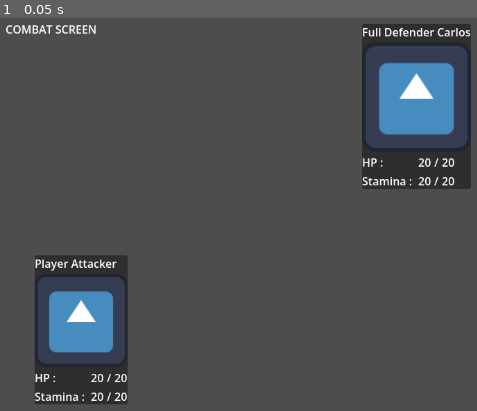
Above: before the commit, frame 1.
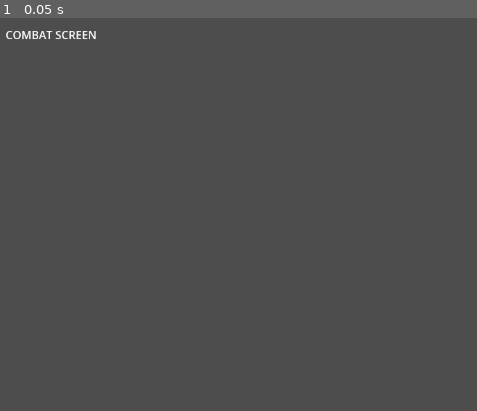
Above: after the commit, the same moment.

Repository: jvcmtr/GodotRpgProject2026
Game: Godot game, scene res://scenes/main.tscn
Two runs of this game, one before a commit and one after it. Both use one fixed random seed, a clock stepped at 60 frames per second and the inputs below. The engine's default icon, where the game draws it, is replaced by a stand-in: a white triangle on a blue panel in a dark square.
Inputs:
- Up to frame 1 (0.05 s): no input

The runs differ from the first frame. In frame 1, 13% of the frame differs, in the area x 1-99%, y 1-99%.
Error after the commit: Parse Error: Identifier "enemie" not declared in the current scope. (res://scripts/combat/TurnManager.gd:39)

Commit message:
Included combat resolve configuration

Diff:
--- a/rpg-try-2026/project.godot
+++ b/rpg-try-2026/project.godot
@@ -16,6 +16,11 @@
 boot_splash/bg_color=Color(0.81241304, 0.89663494, 0.72847116, 1)
 config/icon="res://assets/icon.svg"
 
+[autoload]
+
+gdutils="*uid://20cyv4828b2h"
+COMBAT="*uid://pyejjh5qs86q"
+
 [display]
 
 window/size/initial_position_type=3
--- a/rpg-try-2026/scenes/CombatScreen.tscn
+++ b/rpg-try-2026/scenes/CombatScreen.tscn
@@ -2,9 +2,18 @@
 
 [ext_resource type="Script" uid="uid://d1majcyig3u4e" path="res://scripts/combat/TurnManager.gd" id="1_j4smu"]
 [ext_resource type="Script" uid="uid://chx5ijjkovsnu" path="res://scripts/combat/combatDisplayScript.gd" id="1_ll575"]
+[ext_resource type="Script" uid="uid://ds3vxn2gf1bj4" path="res://scripts/combat/resources/CombatentResource.gd" id="2_b5phj"]
+[ext_resource type="Script" uid="uid://bei5iyeddnniq" path="res://scripts/combat/resources/LootResource.gd" id="3_o7myu"]
+[ext_resource type="Script" uid="uid://dsqm68qttsis" path="res://scripts/combat/resources/EncounterResource.gd" id="4_mwsax"]
+
+[sub_resource type="Resource" id="Resource_aldo0"]
+script = ExtResource("4_mwsax")
+metadata/_custom_type_script = "uid://dsqm68qttsis"
 
 [node name="CombatScreen" type="Node2D" unique_id=1868194670]
+position = Vector2(0, 8)
 script = ExtResource("1_j4smu")
+encounter_res = SubResource("Resource_aldo0")
 
 [node name="CombatDisplay" type="CanvasLayer" parent="." unique_id=761368655]
 script = ExtResource("1_ll575")
--- /dev/null
+++ b/rpg-try-2026/scripts/combat/CombatConstants.gd
@@ -0,0 +1,120 @@
+extends Node
+# COMBAT CONSTANTS:
+
+enum OUTPUT{
+	RUNNING, # Combat still running
+	WIN, # Player won combat
+	LOOSE, # Player lost combat
+	TIE, # Tied combat
+	FLEE, # Player fled combat
+	ESCAPED # Enemy escaped combat
+}
+
+# -------------------------------------------------------------------------------------------------------------------------------------------
+#                                                    WIN CONDITION OVERRIDE
+# -------------------------------------------------------------------------------------------------------------------------------------------
+
+class WIN_CONDITION_OVERRIDE:
+	var DEFAULT_VALUE = VALUES.ALL_TEAM_DEFEATED
+
+	enum VALUES{
+		## (default) If this option is chosen, keeps the default behaviour,
+		## this is: check if each creature in a given team (alies/foes) is defeated. If so, that team loses.
+		ALL_TEAM_DEFEATED,
+
+		## If this option is chosen, check if every foe is defeated. If so, that team loses.
+		## The player (alies) team looses if the player itself is defeated, no matter how many allies it has left.
+		ALL_ENEMIES_DEFEATED
+	}
+
+	func MAP(value):
+		return {
+		VALUES.ALL_TEAM_DEFEATED: __ALL_TEAM_DEFEATED,
+		VALUES.ALL_ENEMIES_DEFEATED: __ALL_ENEMIES_DEFEATED
+		}.get(value, DEFAULT_VALUE)
+
+	func CALL(value, player:CombatentClass, alies: Array[CombatentClass], enemies :Array[CombatentClass]) -> COMBAT.OUTPUT:
+		return MAP(value).call(player, alies, enemies)
+
+	func __ALL_TEAM_DEFEATED(player:CombatentClass, alies: Array[CombatentClass], enemies :Array[CombatentClass]) -> COMBAT.OUTPUT:
+		if enemies.all(func(a): a.is_defeated()):
+			return COMBAT.OUTPUT.WIN
+		if player.is_defeated() and alies.all(func(a): a.is_defeated()):
+			return COMBAT.OUTPUT.LOOSE
+		return COMBAT.OUTPUT.RUNNING
+
+	func __ALL_ENEMIES_DEFEATED(player:CombatentClass, alies: Array[CombatentClass], enemies :Array[CombatentClass]) -> COMBAT.OUTPUT:
+		if enemies.all(func(a): a.is_defeated()):
+			return COMBAT.OUTPUT.WIN
+		if player.is_defeated():
+			return COMBAT.OUTPUT.LOOSE
+		return COMBAT.OUTPUT.RUNNING
+
+# -------------------------------------------------------------------------------------------------------------------------------------------
+#                                                    TIE BREAKER RULES
+# -------------------------------------------------------------------------------------------------------------------------------------------
+
+class TIE_BREAKER_RULE:
+	var DEFAULT_VALUE = VALUES.NONE
+
+	enum VALUES{
+		NONE, # COMBAT WILL BE CONSIDERED A TIE
+		ALWAYS_PLAYER,
+		ALWAYS_ENEMIES,
+		MOST_HP,
+		MOST_STAMINA,
+		#MOST_HP_TEAM,
+		#MOST_STAMINA_TEAM,
+		#LESS_HP,
+		#LESS_STAMINA,
+		#LESS_HP_TEAM,
+		#LESS_STAMINA_TEAM,
+		#MOST_UNDEFEATED_MEMBERS,
+		#LESS_DEFEATED_MEMBERS,
+		#RANDOM
+	}
+
+	func MAP(value):
+		return {
+			VALUES.NONE : _NONE,
+			VALUES.ALWAYS_PLAYER : __ALWAYS_PLAYER,
+			VALUES.ALWAYS_ENEMIES : _ALWAYS_ENEMY,
+			VALUES.MOST_HP : __MOST_HP,
+			VALUES.MOST_STAMINA: __MOST_STAMINA
+		}.get(value, DEFAULT_VALUE)
+
+	func APPLY(rules: Array[TIE_BREAKER_RULE], player:CombatentClass, alies: Array[CombatentClass], enemies :Array[CombatentClass]) -> COMBAT.OUTPUT:
+		for r in rules:
+			var result = MAP(r).call(player, alies, enemies)
+			if not result == COMBAT.OUTPUT.TIE:
+				return result
+		return MAP(DEFAULT_VALUE).call(player, alies, enemies)
+
+	func _NONE(player:CombatentClass, alies: Array[CombatentClass], enemies :Array[CombatentClass]) -> COMBAT.OUTPUT:
+		return COMBAT.OUTPUT.TIE
+
+	func __ALWAYS_PLAYER(player:CombatentClass, alies: Array[CombatentClass], enemies :Array[CombatentClass]) -> COMBAT.OUTPUT:
+		return COMBAT.OUTPUT.WIN
+
+	func _ALWAYS_ENEMY(player:CombatentClass, alies: Array[CombatentClass], enemies :Array[CombatentClass]) -> COMBAT.OUTPUT:
+		return COMBAT.OUTPUT.LOOSE
+
+	func __MOST_HP(player:CombatentClass, alies: Array[CombatentClass], enemies :Array[CombatentClass]) -> COMBAT.OUTPUT:
+		return __ATTR_BASED(func(i): i.current_hp, player, alies, enemies)
+
+	func __MOST_STAMINA(player:CombatentClass, alies: Array[CombatentClass], enemies :Array[CombatentClass]) -> COMBAT.OUTPUT:
+		return __ATTR_BASED(func(i): i.current_stamina, player, alies, enemies)
+
+	func __ATTR_BASED(selector, player:CombatentClass, alies: Array[CombatentClass], enemies :Array[CombatentClass], use_max=true) -> COMBAT.OUTPUT:
+		var fn = max if use_max else min
+		var ally_group = alies + [player]
+
+		var chosen_e = fn.call(enemies.map(selector.call)) if enemies.size() > 0 else (-INF if use_max else INF)
+		var chosen_a = fn.call(ally_group.map(selector.call)) if ally_group.size() > 0 else (-INF if use_max else INF)
+
+		if chosen_a == chosen_e:
+			return COMBAT.OUTPUT.TIE
+		elif (use_max and chosen_a > chosen_e) or (not use_max and chosen_a < chosen_e):
+			return COMBAT.OUTPUT.WIN
+		else:
+			return COMBAT.OUTPUT.LOOSE
--- a/rpg-try-2026/scripts/combat/TurnManager.gd
+++ b/rpg-try-2026/scripts/combat/TurnManager.gd
@@ -6,8 +6,11 @@
 @export var combat_metadata : CombatMetadataResource
 
 var combatDisplay : CombatDisplay
+
+var player : CombatentClass
 var alies : Array[CombatentClass] = []
 var enemies : Array[CombatentClass] = []
+var combatents : Array[CombatentClass] = []
 
 
 # ============== INITIALIZATION ===========================
@@ -28,9 +31,13 @@
 	return self
 
 func initCombatents():
-	alies.append(PlayerCombatent.new(player_res))
+	player = PlayerCombatent.new(player_res)
+	for x in encounter_res.alies:
+		alies.append(CombatentClass.new(x))
 	for x in encounter_res.enemies:
 		enemies.append(CombatentClass.new(x))
+	combatents = alies + [player] + enemie
+	gdutils.sort_by(combatents, "speed", true)
 
 
 # ========================================== COMBAT STEPS ==========================================
@@ -39,19 +46,31 @@
 func on_combat_end():
 	pass
 
+func has_combat_ended():
+	if player.is_defeated and alies.all(func(a):a.is_defeated()):
+		return true
+	if enemies.all(func(a): a.is_defeated()):
+		return true
+	else:
+		return false
 
+func on_turn_start():
+	pass
 func on_turn_end():
 	pass
-func on_turn_start():
+
+func on_round_start():
 	pass
-
 func on_round_end():
-	pass
-func on_round_start():
 	pass
 
 func run_round():
+	var combatents = alies + [player] + enemie
+	combatents.sort
+	for c in combatents:
+		combatents.take_turn(TurnManager)
 	pass
+
 func run_turn():
 	pass
 func run_action():
--- a/rpg-try-2026/scripts/combat/resources/CombatMetadataResource.gd
+++ b/rpg-try-2026/scripts/combat/resources/CombatMetadataResource.gd
@@ -5,4 +5,49 @@
 # MOCKED
 @export var is_surprise_attack : bool
 @export var is_allowed_preparation : bool
-@export_enum("Rain", "Snow", "Swamp", "Cursed") var environment_effects : int
+
+
+## "Mocked for now. Sets up conditions that will affect all combatents"
+@export_enum("NONE","Rain", "Snow", "Swamp", "Cursed") var environment_effects: int = 0
+
+## Overrides the default behaviour for checking if a enemy is out of combat. By default every Combatent declares its own is_defeated method.
+## this configuration can override this behaviour but affects all creatures participating on the combat
+## [b] ALL_TEAM_DEFEATED : [/b] (default) If this option is chosen, keeps the default behaviour,
+## this is: check if each creature in a given team (alies/foes) is defeated. If so, that team loses.
+## [b] ALL_ENEMIES_DEFEATED : [/b] If this option is chosen, check if each foes is defeated. If so, that team loses.
+## The player (alies) team looses if the player itself is defeated, no matter how many allies it has left.
+@export var combat_win_condition_override : COMBAT.WIN_CONDITION_OVERRIDE = COMBAT.WIN_CONDITION_OVERRIDE.DEFAULT_VALUE
+
+## Determines weather or not there is a limit in rounds to the combat. If the limit is reached while no team is victorious, it is considered a tie
+## [b] Default Value : [/b] [code] 0 [/code] means that the combat has no limit of turns
+@export var rounds_limit : int = 0
+
+## Determines the tie breaker rules to use (in priority order).
+## If a given tiebreaker rule still cant determine a winer, the next rule in order will be used.
+## If none of the rules in the list can determine a winer, the combat output is a tie by default.
+## [b] NONE : [/b] (Default) combat will always be considered a tie
+## [b] ALWAYS_PLAYER : [/b] Player always win in case of a tie
+## [b] ALWAYS_ENEMIES : [/b] Player always looses in case of a tie
+## [b] MOST_UNDEFEATED_MEMBERS : [/b] Team with most "alive" (undefeated) enemies WINS
+## [b] LESS_DEFEATED_MEMBERS : [/b] Team with the most "dead" (defeated) enemies LOOSES
+## [b] MOST_HP : [/b] Team of the creature with the current most hp wins
+## [b] MOST_STAMINA : [/b] Team of the creature with the current most stamina wins
+@export var tie_breaker_rules : Array[COMBAT.TIE_BREAKER_RULE] = [COMBAT.TIE_BREAKER_RULE.DEFAULT_VALUE]
+
+func get_combat_output(manager : TurnManager):
+	var state = COMBAT.WIN_CONDITION_OVERRIDE.CALL(combat_win_condition_override, manager.player, manager.alies, manager.enemies)
+
+	# Se o combate já foi finalizado
+	if not state == COMBAT.OUTPUT.RUNNING:
+		return _handle_tiebreak(state, manager)
+
+	# Se o limite de turnos chegou
+	if rounds_limit > 0 and TurnManager.rounds > rounds_limit:
+		return _handle_tiebreak(COMBAT.OUTPUT.TIE, manager)
+
+	return COMBAT.OUTPUT.RUNING
+
+func _handle_tiebreak(output: COMBAT.OUTPUT, manager:TurnManager):
+	if not output == COMBAT.OUTPUT.TIE:
+		return output
+	return COMBAT.TIE_BREAKER_RULE.APPLY(tie_breaker_rules, manager.player, manager.alies, manager.enemies)
--- a/rpg-try-2026/scripts/combat/resources/EncounterResource.gd
+++ b/rpg-try-2026/scripts/combat/resources/EncounterResource.gd
@@ -1,6 +1,15 @@
 extends Resource
 class_name EncounterResource
 # MOCK
+
 @export var enemies : Array[CombatentResource]
 @export var extra_loot : Array[LootResource]
 @export var is_override_enemy_loot : bool
+
+# Idealy a separate alie resource so that we can configure things like:
+# - Can Player Controll
+# - Special dialog/loot (dies, player loose)
+# - Special dialog/loot (dies, player wins)
+# - Special dialog/loot (lives, player loose)
+# - Special dialog/loot (lives, player wins)
+@export var alies : Array[CombatentResource]
--- /dev/null
+++ b/rpg-try-2026/scripts/utils.gd
@@ -0,0 +1,29 @@
+extends Node
+
+func sort_by(array: Array, key, descending := false):
+	var getter: Callable
+
+	if key is String:
+		getter = func(x): return _get_prop(x, key)
+	elif key is Callable:
+		getter = key
+	else:
+		push_error("Invalid key type")
+		return
+
+	array.sort_custom(func(a, b):
+		var va = getter.call(a)
+		var vb = getter.call(b)
+		return va > vb if descending else va < vb
+	)
+
+func _get_prop(obj, path: String):
+	var parts = path.split(".")
+	var current = obj
+
+	for p in parts:
+		if current == null:
+			return null
+		current = current.get(p)
+
+	return current
Not shown, added: rpg-try-2026/scripts/combat/CombatConstants.gd.uid
Not shown, added: rpg-try-2026/scripts/utils.gd.uid
